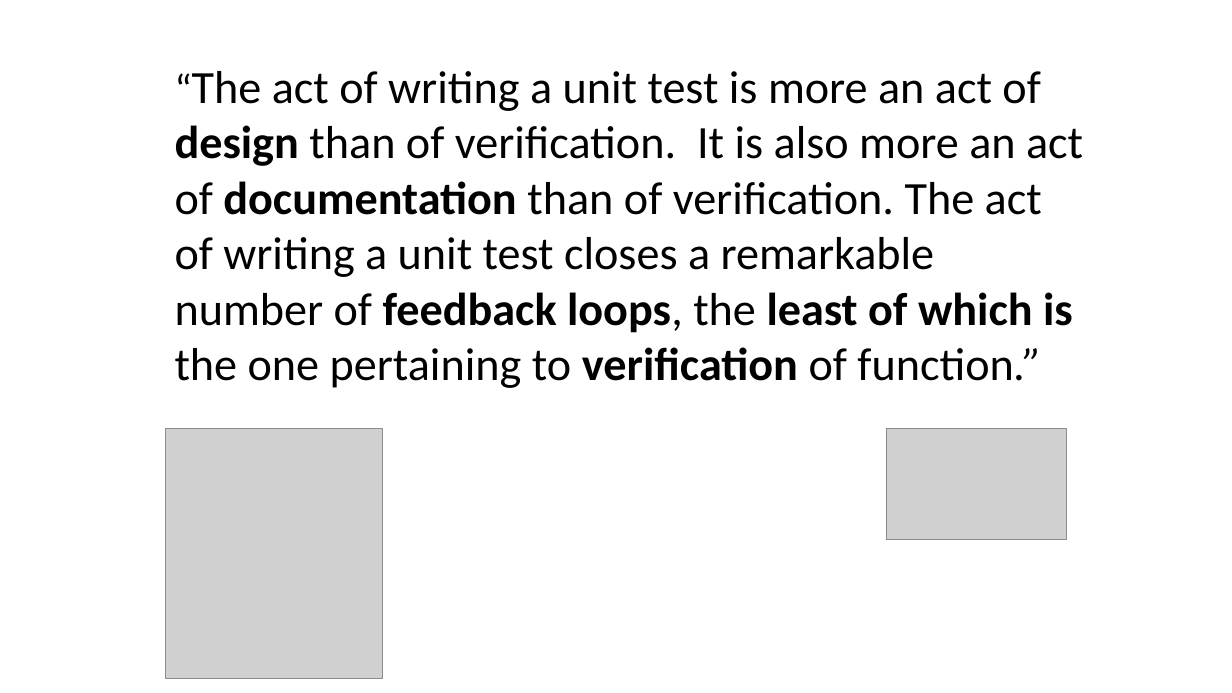
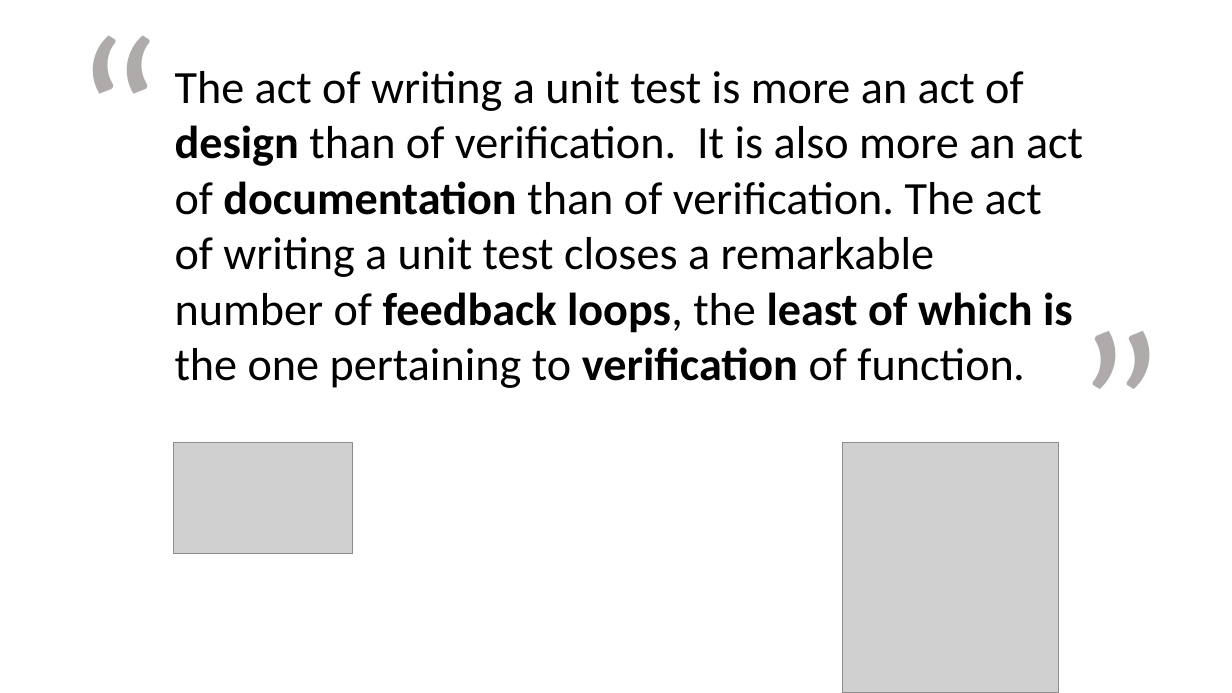
Before and after one commit to xp-dojo/tdd-bank-account-java, a slide deck: slide 14 of slides.pptx. Drawn at 1232x693 pixels with LibreOffice and Linux fonts; fonts in the diff are those of the drawing; grey boxes stand for pictures; background and template pictures are left out. Boxes give left, top, right and bottom in pixels: in the first picture for what was removed or moved away, otherwise in the second. Text is boxed around its words. In the diff, an @@ line names an element or a change of style, - is before the commit and + after.

Commit message:
more quotes

```diff
--- a/slides.pptx
+++ b/slides.pptx
@@ text added at [65, 0, 174, 238], 166 pt, text #AFABAB @@
+“
@@ text at [175, 71, 1083, 388]: text changed @@
-“The act of writing a unit test is more an act of design than of verification. It is also more an act of documentation than of verification. The act of writing a unit test closes a remarkable number of feedback loops, the least of which is the one pertaining to verification of function.”
+The act of writing a unit test is more an act of design than of verification. It is also more an act of documentation than of verification. The act of writing a unit test closes a remarkable number of feedback loops, the least of which is the one pertaining to verification of function.
@@ text added at [1067, 264, 1176, 531], 166 pt, text #AFABAB @@
+”
@@ picture: place and size @@
-picture at [887, 429, 1067, 540]
+picture at [174, 443, 353, 554]
@@ picture: place and size @@
-picture at [165, 429, 382, 679]
+picture at [842, 443, 1058, 693]
```
